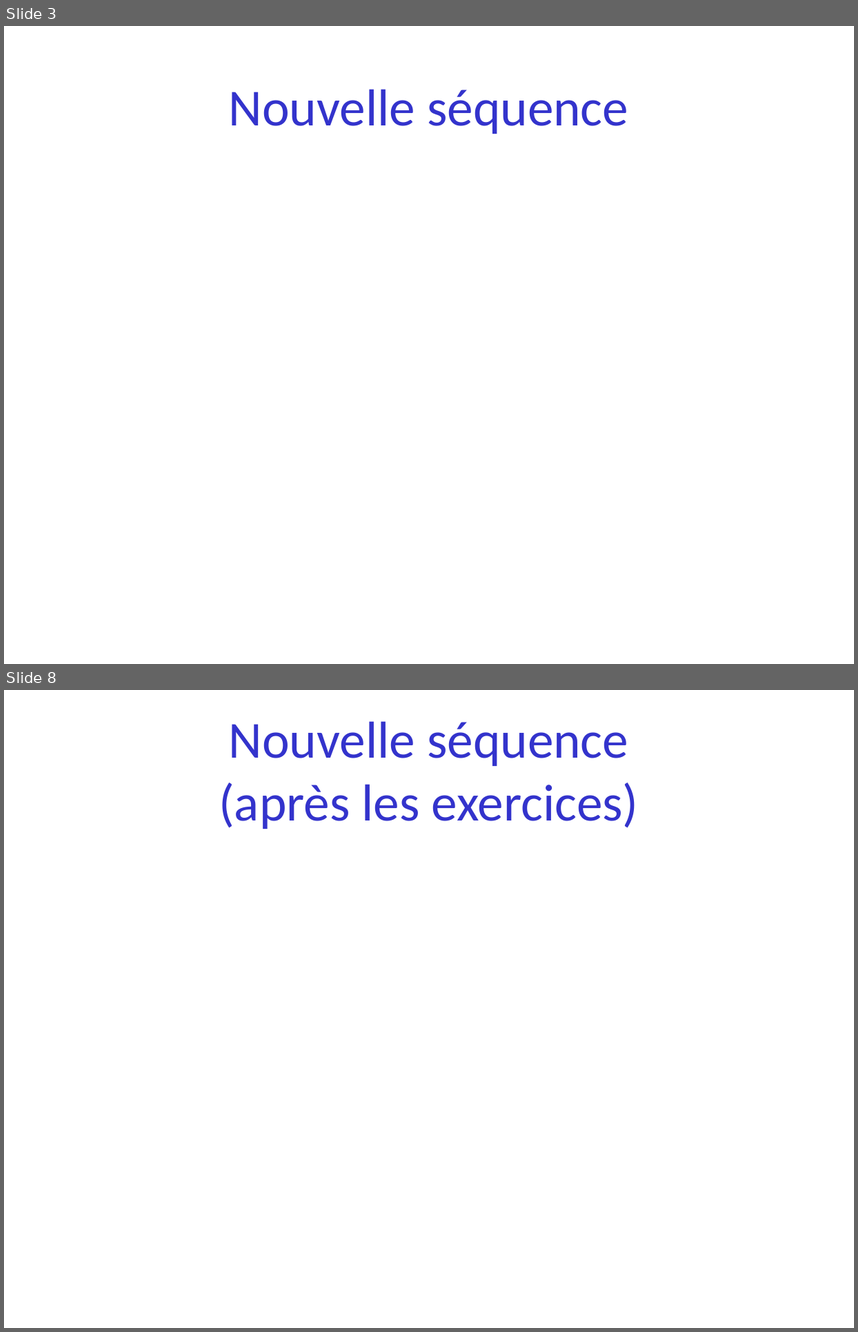
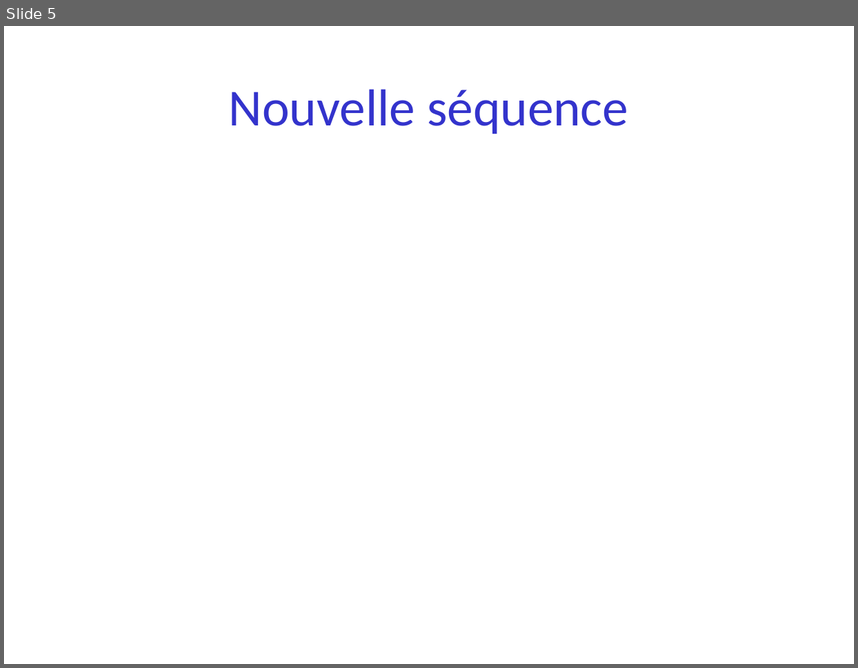
Before and after one commit to parmentelat/flotpython-archive, a slide deck: semaine2/semaine2-0.pptx. Shown one above the other, each under a label of ours: slides 3 and 8 before the commit, slide 5 after it; the slides between them are not shown. The pictures are 858x1332 and 858x668 pixels, drawn with LibreOffice and Linux fonts; fonts in the diff are those of the drawing. Boxes give left, top, right and bottom in pixels: in the first picture for what was removed or moved away, otherwise in the second. Text is boxed around its words. In the diff, an @@ line names an element or a change of style, - is before the commit and + after.

```diff
--- a/semaine2/semaine2-0.pptx
+++ b/semaine2/semaine2-0.pptx
@@ slide 8 removed at (4,690,854,1328), background #FFFFFF @@
@@ title removed at (219,721,639,829) @@
-Nouvelle séquence
-(après les exercices)
@@ what was slide 3 is now slide 5 @@
```
Also in this commit, not shown: 7 slides changed, 5 slides added, 3 other files.
